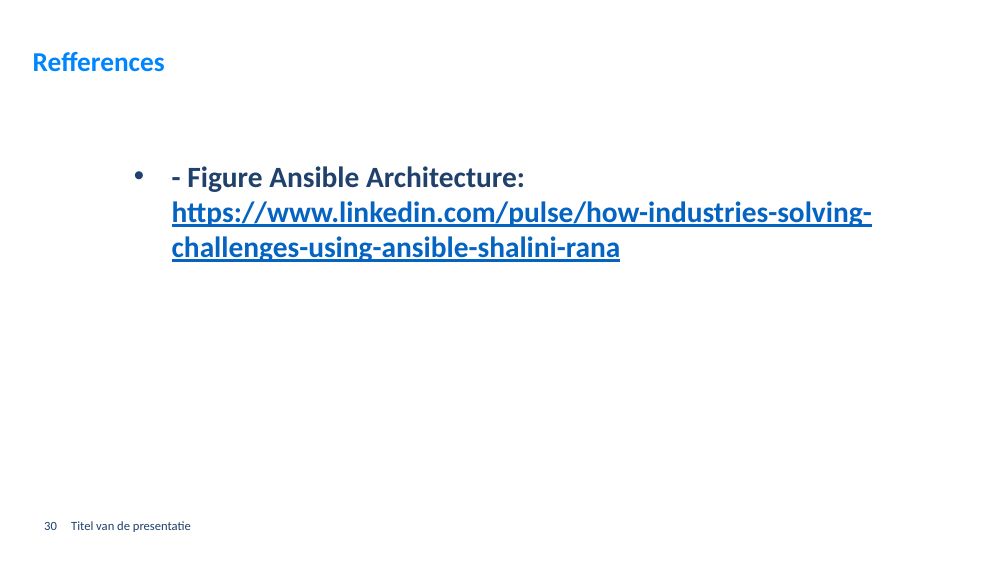
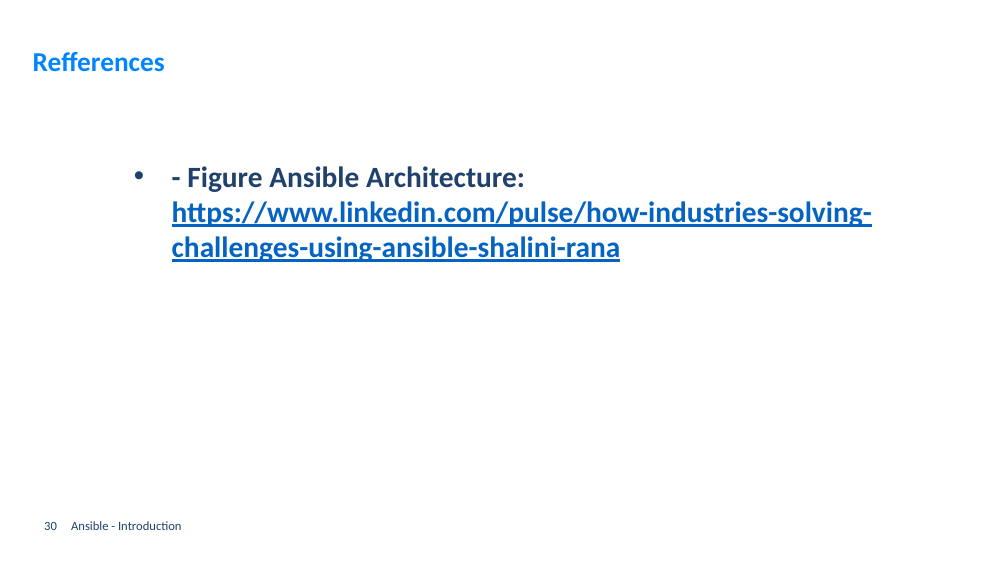
Before and after one commit to GerritVanMol/Ansible_Introduction-21_22, a slide deck: slide 30 of Documents/Ansible_BasicsAndHowToGetStarted.pptx. Drawn at 1008x567 pixels with LibreOffice and Linux fonts; fonts in the diff are those of the drawing; background and template pictures are left out. Boxes give left, top, right and bottom in pixels: in the first picture for what was removed or moved away, otherwise in the second. Text is boxed around its words. In the diff, an @@ line names an element or a change of style, - is before the commit and + after.

```diff
--- a/Documents/Ansible_BasicsAndHowToGetStarted.pptx
+++ b/Documents/Ansible_BasicsAndHowToGetStarted.pptx
@@ text at (71, 521, 181, 530): text changed @@
-Titel van de presentatie
+Ansible - Introduction
```
Also in this commit, not shown: 27 other slides changed, 1 other file.
